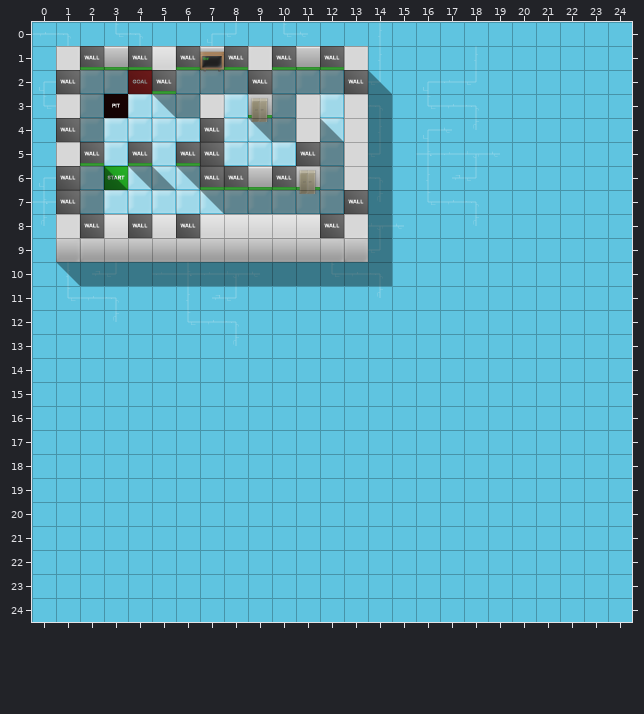
Two versions of a level (Tiled map (JSON), src/assets/maps/level2.json). The picture above is the old version.
Cells are 64x64 px. Shown: x 0..24, y 0..24.
The result:
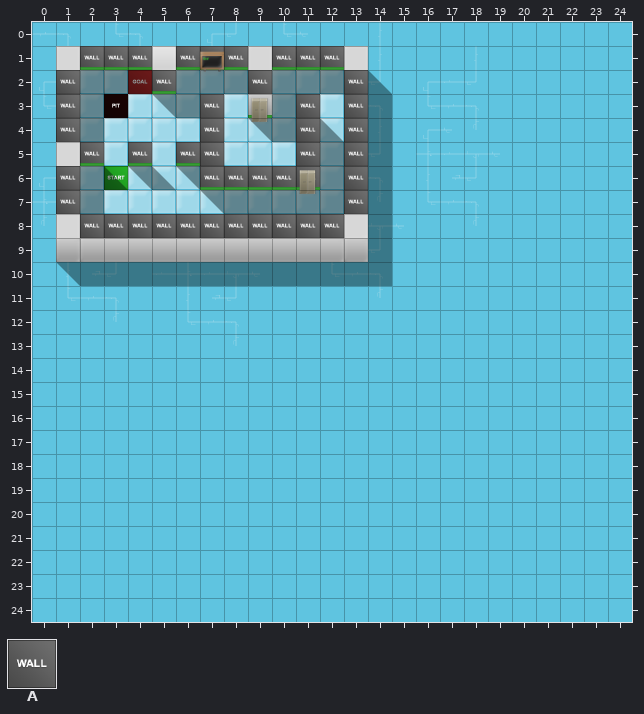
Key: from "tile-logic": A 0.
_ is an empty cell, . an unchanged one.
The commit says: Fixed missing wall bug in level2
Change:
--- layer "entities"
@@ x 3..11 @@
- 1 _..._..._
+ 1 A...A...A
@@ x 1..13 @@
- 3 _....._..._._
- 4 .........._._
- 5 ............_
- 6 ........_._._
+ 3 A.....A...A.A
+ 4 ..........A.A
+ 5 ............A
+ 6 ........A.A.A
@@ x 3..11 @@
- 8 _._._____
+ 8 A.A.AAAAA
